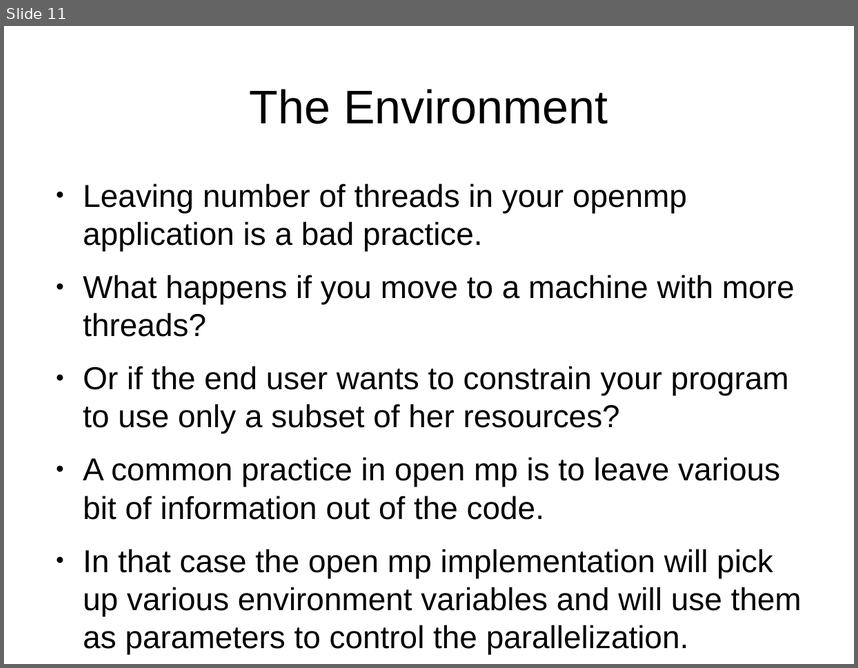
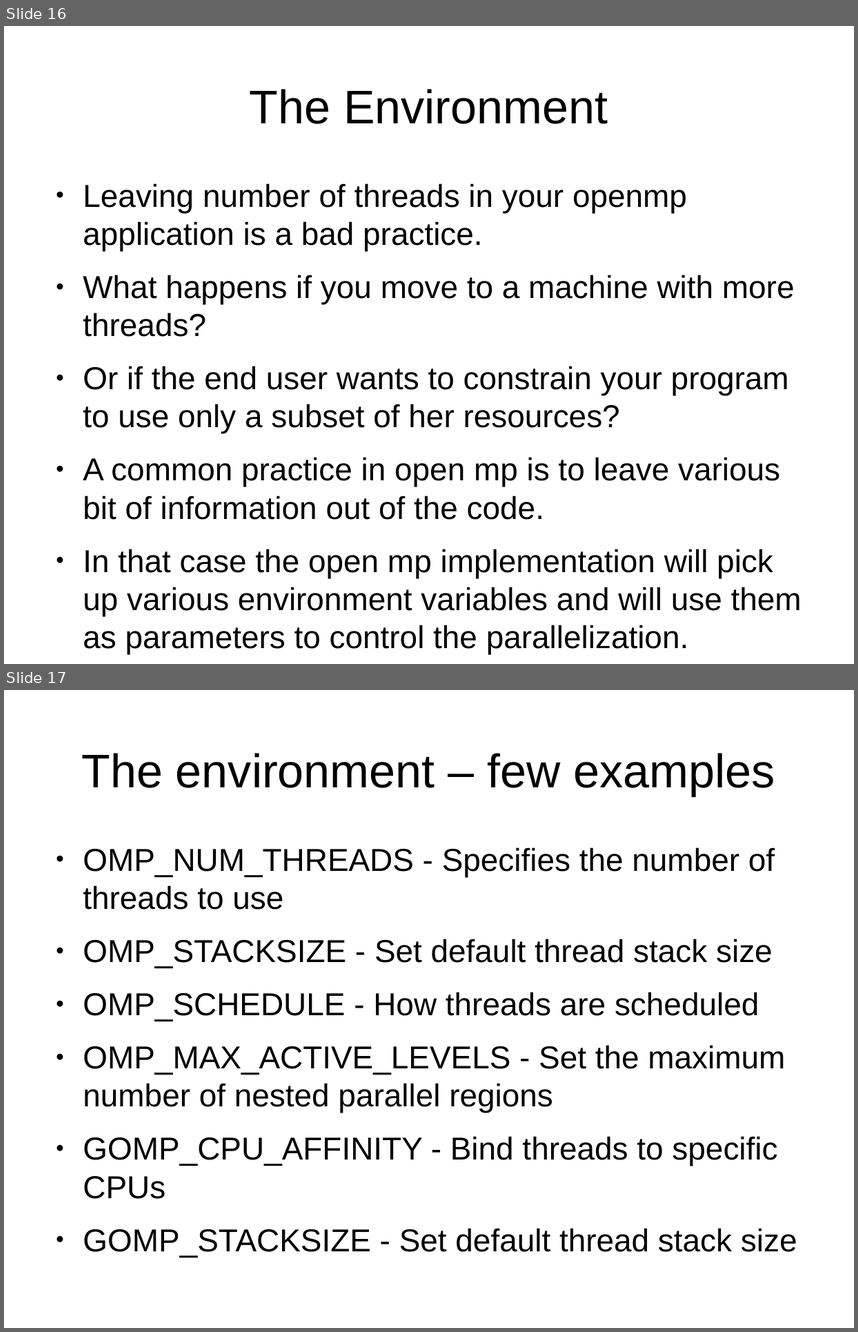
Before and after one commit to veltzer/demos, a slide deck: cpp/multi_core/openmp.odp. Shown one above the other, each under a label of ours: slide 11 before the commit, slides 16 and 17 after it. The pictures are 858x668 and 858x1332 pixels, drawn with LibreOffice and Linux fonts; fonts in the diff are those of the drawing. Boxes give left, top, right and bottom in pixels: in the first picture for what was removed or moved away, otherwise in the second. Text is boxed around its words. In the diff, an @@ line names an element or a change of style, - is before the commit and + after.

Commit message:
better openmp examples

```diff
--- a/cpp/multi_core/openmp.odp
+++ b/cpp/multi_core/openmp.odp
@@ slide 17 added at (x1=4, y1=690, x2=854, y2=1328), background #FFFFFF @@
@@ title added at (x1=82, y1=753, x2=775, y2=796), 44 pt, text #000000 @@
+The environment – few examples
@@ text added at (x1=83, y1=847, x2=797, y2=1257), 29.6 pt, text #000000 @@
+● OMP_NUM_THREADS - Specifies the number of threads to use
+● OMP_STACKSIZE - Set default thread stack size
+● OMP_SCHEDULE - How threads are scheduled
+● OMP_MAX_ACTIVE_LEVELS - Set the maximum number of nested parallel regions
+● GOMP_CPU_AFFINITY - Bind threads to specific CPUs
+● GOMP_STACKSIZE - Set default thread stack size
@@ what was slide 11 is now slide 16 @@
```
Also in this commit, not shown: 1 slide changed, 9 other slides added, 4 other files.
